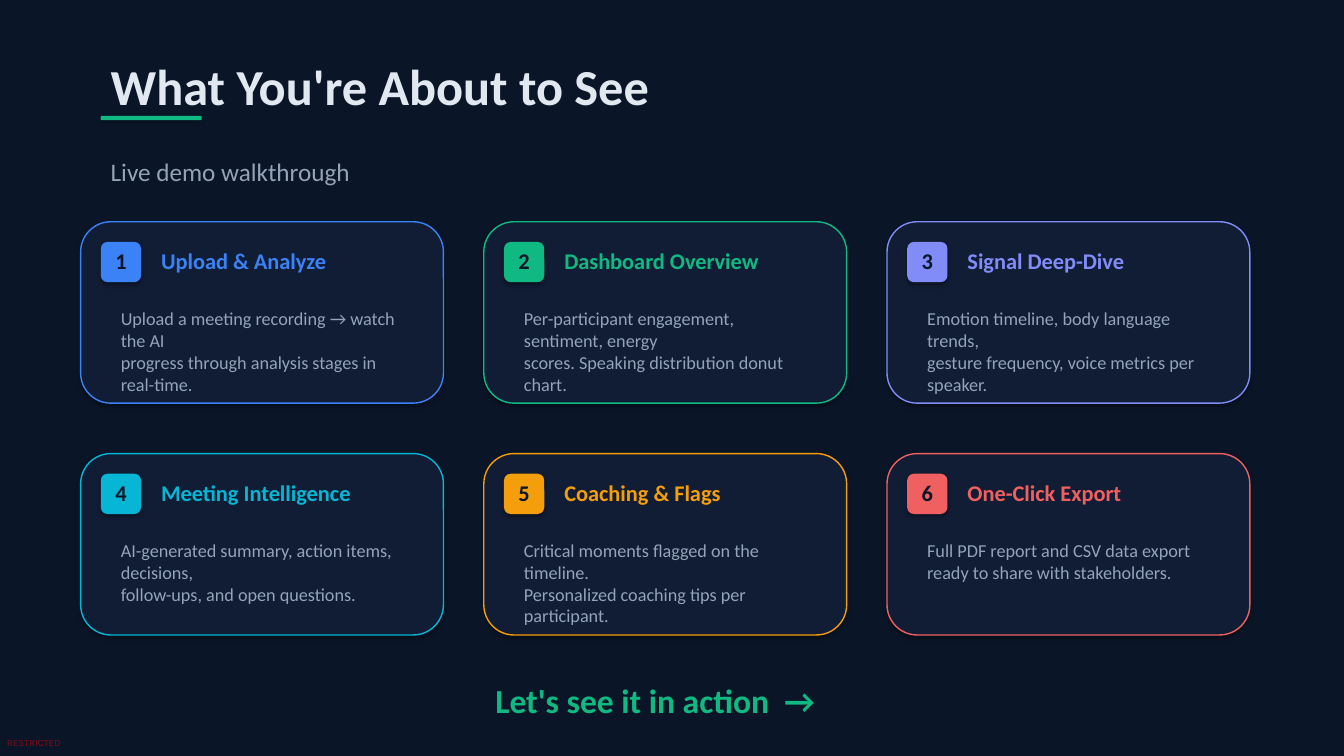
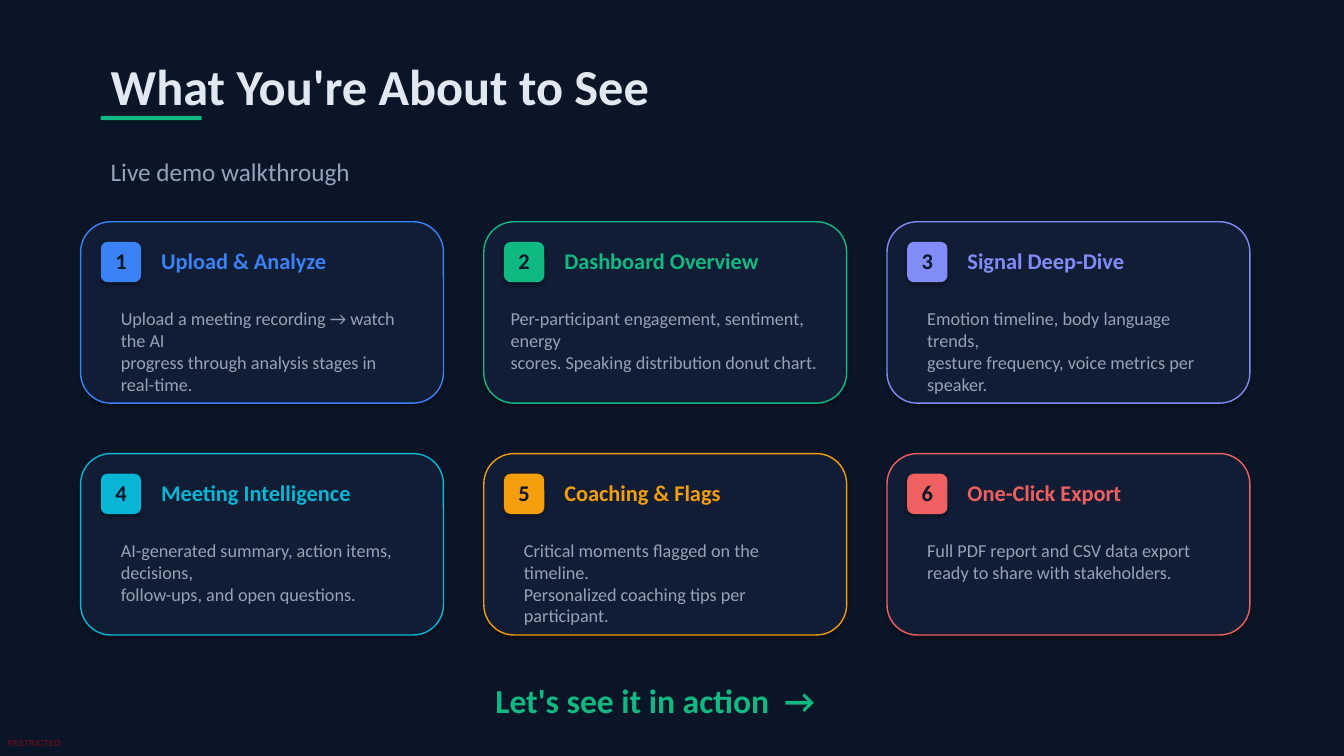
Before and after one commit to anup00900/InSightAI, a slide deck: slide 5 of InsightAI_Demo_Final.pptx. Drawn at 1344x756 pixels with LibreOffice and Linux fonts; fonts in the diff are those of the drawing. Boxes give left, top, right and bottom in pixels: in the first picture for what was removed or moved away, otherwise in the second. Text is boxed around its words. In the diff, an @@ line names an element or a change of style, - is before the commit and + after.

```diff
--- a/InsightAI_Demo_Final.pptx
+++ b/InsightAI_Demo_Final.pptx
@@ text "Per-participant engagement, sentiment, energy scores. ..." rewrapped from box(524, 312, 783, 391) to box(511, 312, 817, 372) @@
```
Also in this commit, not shown: 5 other files.
